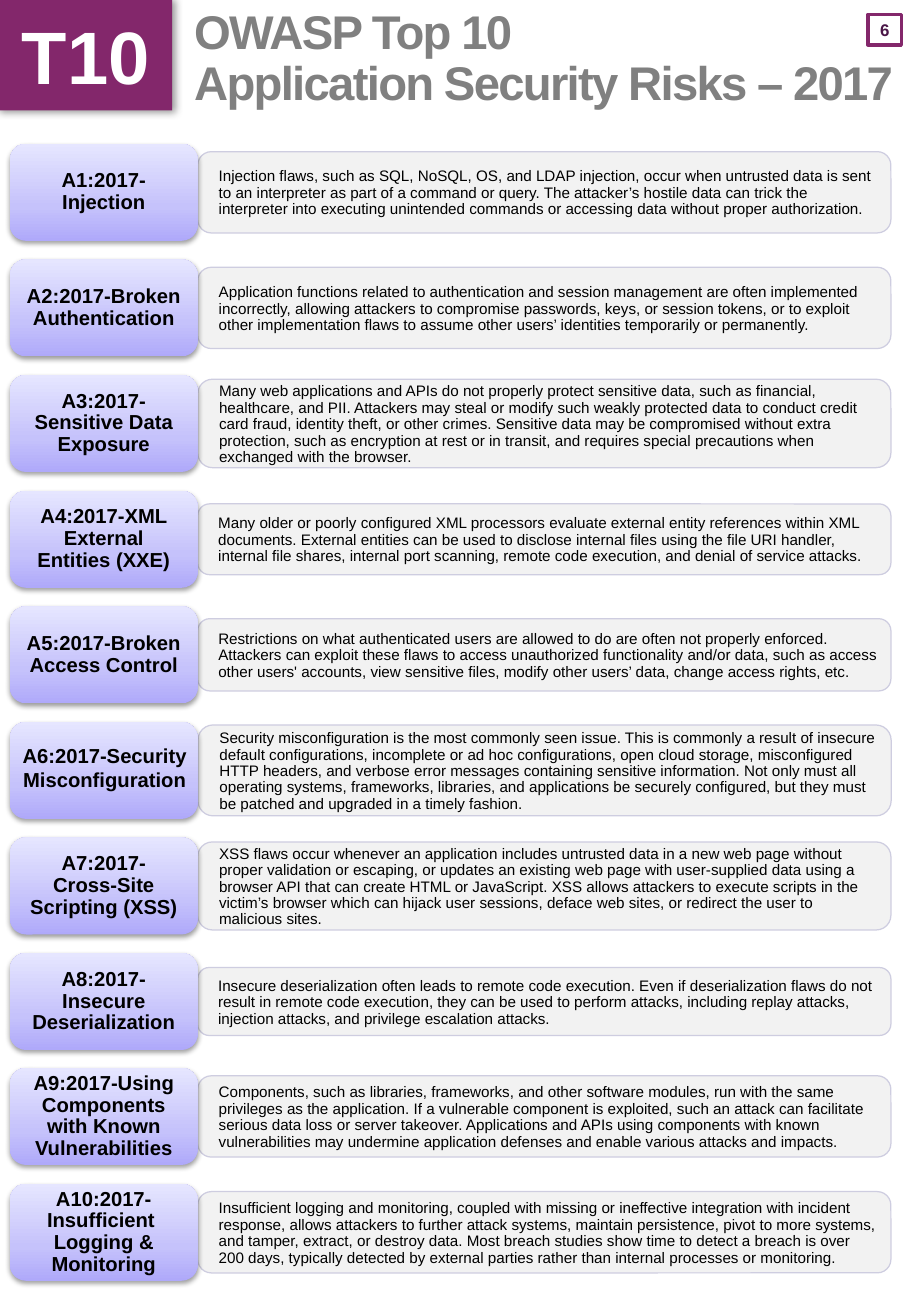
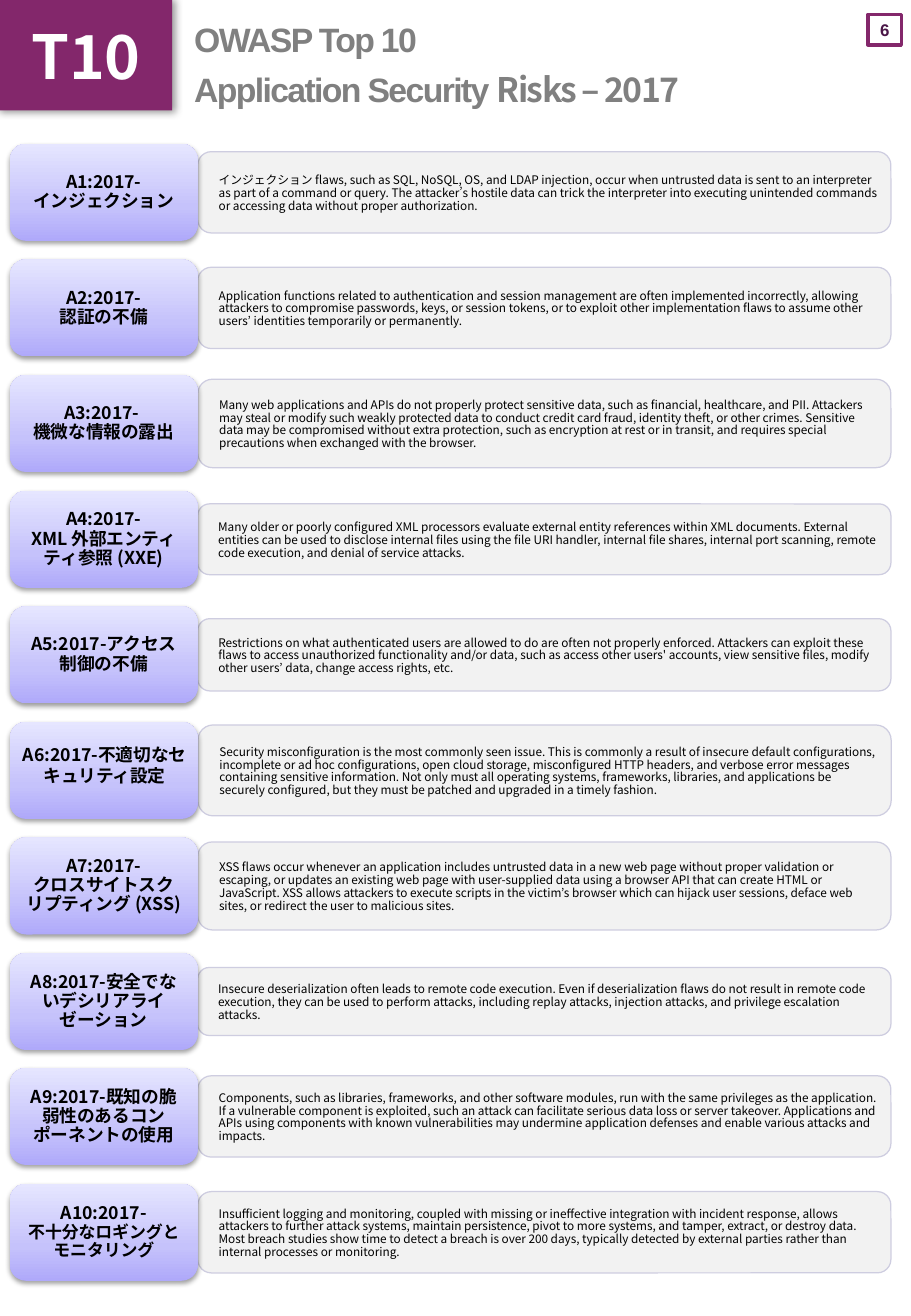
Before and after one commit to OWASP/Top10, a slide deck: slide 7 of 2017/ja/pptx_file/OWASP Top 10-2017_ja_DIN-A4.pptx. Drawn at 911x1316 pixels with LibreOffice and Linux fonts; fonts in the diff are those of the drawing. Boxes give left, top, right and bottom in pixels: in the first picture for what was removed or moved away, otherwise in the second. Text is boxed around its words. In the diff, an @@ line names an element or a change of style, - is before the commit and + after.

Commit message:
最初の作業
タイトル、図、パワポのマスターを参照し、日本語化。図のフォントをメイリオに。

```diff
--- a/2017/ja/pptx_file/OWASP Top 10-2017_ja_DIN-A4.pptx
+++ b/2017/ja/pptx_file/OWASP Top 10-2017_ja_DIN-A4.pptx
@@ text "T10" at box(0, 0, 172, 111): size 44 to 36 pt, font Arial to Noto Sans CJK JP; less space between paragraphs @@
@@ title "OWASP Top 10 Application Security ..." at box(194, 28, 680, 109): size 28 to 20 pt; font Arial to Noto Sans CJK JP in "Risks – 2017" @@
@@ text in rounded rectangle at box(33, 175, 174, 209): text changed; size 12 to 10.5 pt; font Arial to Noto Sans CJK JP @@
-A1:2017-Injection
+A1:2017-
+インジェクション
@@ text in rounded rectangle at box(219, 174, 877, 213): text changed; size 9 to 7 pt; font Arial to Noto Sans CJK JP @@
-  Injection flaws, such as SQL, NoSQL, OS, and LDAP injection, occur when untrusted data is sent to an interpreter as part of a command or query. The attacker’s hostile data can trick the interpreter into executing unintended commands or accessing data without proper authorization.
+  インジェクション flaws, such as SQL, NoSQL, OS, and LDAP injection, occur when untrusted data is sent to an interpreter as part of a command or query. The attacker’s hostile data can trick the interpreter into executing unintended commands or accessing data without proper authorization.
@@ text in rounded rectangle at box(60, 291, 148, 325): text changed; size 12 to 10.5 pt; font Arial to Noto Sans CJK JP @@
-A2:2017-Broken Authentication
+A2:2017-
+認証の不備
@@ text in rounded rectangle at box(33, 406, 174, 440): text changed; size 12 to 10.5 pt; font Arial to Noto Sans CJK JP @@
-A3:2017- Sensitive Data Exposure
+A3:2017-
+機微な情報の露出
@@ text in rounded rectangle at box(31, 512, 177, 568): text changed; size 12 to 10.5 pt; font Arial to Noto Sans CJK JP @@
-A4:2017-XML External Entities (XXE)
+A4:2017-
+XML 外部エンティティ参照 (XXE)
@@ text in rounded rectangle at box(31, 635, 176, 672): text changed; size 12 to 10.5 pt; font Arial to Noto Sans CJK JP @@
-A5:2017-Broken Access Control
+A5:2017-アクセス制御の不備
@@ text at box(23, 746, 187, 784): text changed; size 12 to 10.5 pt; font Arial to Noto Sans CJK JP @@
-A6:2017-Security Misconfiguration
+A6:2017-不適切なセキュリティ設定
@@ text in rounded rectangle at box(27, 859, 181, 914): text changed; size 12 to 10.5 pt; font Arial to Noto Sans CJK JP @@
-A7:2017-
-Cross-Site Scripting (XSS)
+A7:2017-
+クロスサイトスクリプティング (XSS)
@@ text in rounded rectangle at box(31, 973, 177, 1028): text changed; size 12 to 10.5 pt; font Arial to Noto Sans CJK JP @@
-A8:2017-Insecure Deserialization
+A8:2017-安全でないデシリアライゼーション
@@ text in rounded rectangle at box(31, 1088, 177, 1143): text changed; size 12 to 10.5 pt; font Arial to Noto Sans CJK JP @@
-A9:2017-Using Components with Known Vulnerabilities
+A9:2017-既知の脆弱性のあるコンポーネントの使用
@@ size 9 to 7 pt, font Arial to Noto Sans CJK JP in 9 elements at box(198, 267, 892, 349), box(198, 379, 892, 468), box(198, 504, 892, 575), box(198, 618, 892, 690), box(198, 725, 892, 816), box(198, 842, 892, 929), box(198, 968, 892, 1036), box(198, 1076, 892, 1158), box(198, 1192, 892, 1273) @@
@@ text in rounded rectangle at box(28, 1206, 179, 1258): text changed; size 12 to 10 pt; font Arial to Noto Sans CJK JP @@
-A10:2017-
-Insufficient
-Logging & Monitoring
+A10:2017-
+不十分なロギングとモニタリング
```
Also in this commit, not shown: 23 other slides changed.
